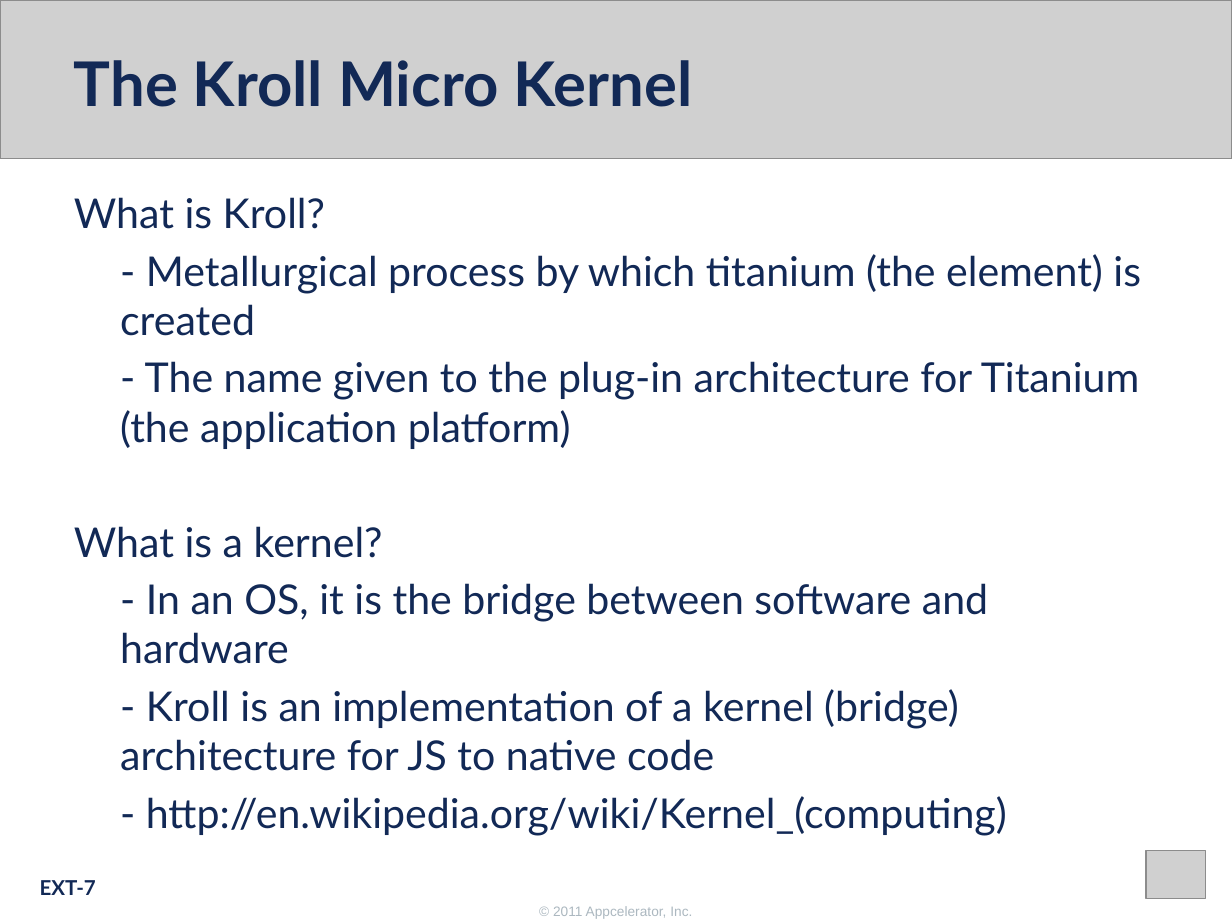
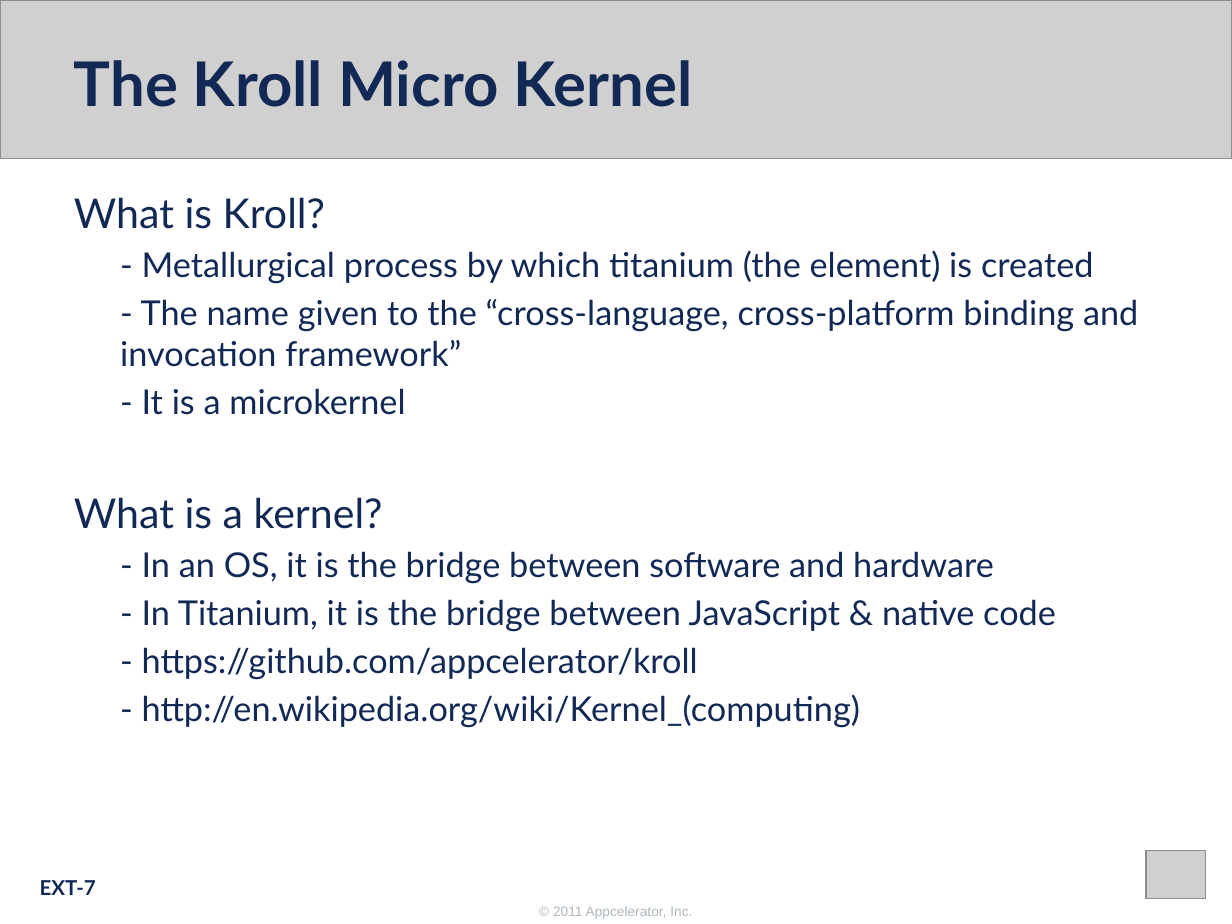
Before and after one commit to appcelerator-forks/appcelerator-training.tcmd_certification, a slide deck: slide 7 of 370.pptx. Drawn at 1232x924 pixels with LibreOffice and Linux fonts; fonts in the diff are those of the drawing; grey boxes stand for pictures; background and template pictures are left out. Boxes give left, top, right and bottom in pixels: in the first picture for what was removed or moved away, otherwise in the second. Text is boxed around its words. In the diff, an @@ line names an element or a change of style, - is before the commit and + after.

```diff
--- a/370.pptx
+++ b/370.pptx
@@ text at [142, 250, 1094, 728]: size 24 to 20 pt in "- Metallurgical process by which titanium (the ...", "- In an OS, it is the ...", "- http://en.wikipedia.org/wiki/Kernel_(computing)" @@
@@ text at [120, 299, 1138, 415]: text changed; size 24 to 20 pt @@
-- The name given to the plug-in architecture for Titanium (the application platform)
+- The name given to the “cross-language, cross-platform binding and invocation framework”
+- It is a microkernel
@@ text at [142, 599, 1056, 680]: text changed; size 24 to 20 pt @@
-- Kroll is an implementation of a kernel (bridge) architecture for JS to native code
+- In Titanium, it is the bridge between JavaScript & native code
+- https://github.com/appcelerator/kroll
```
Also in this commit, not shown: 6 other slides changed, 1 slide removed.
